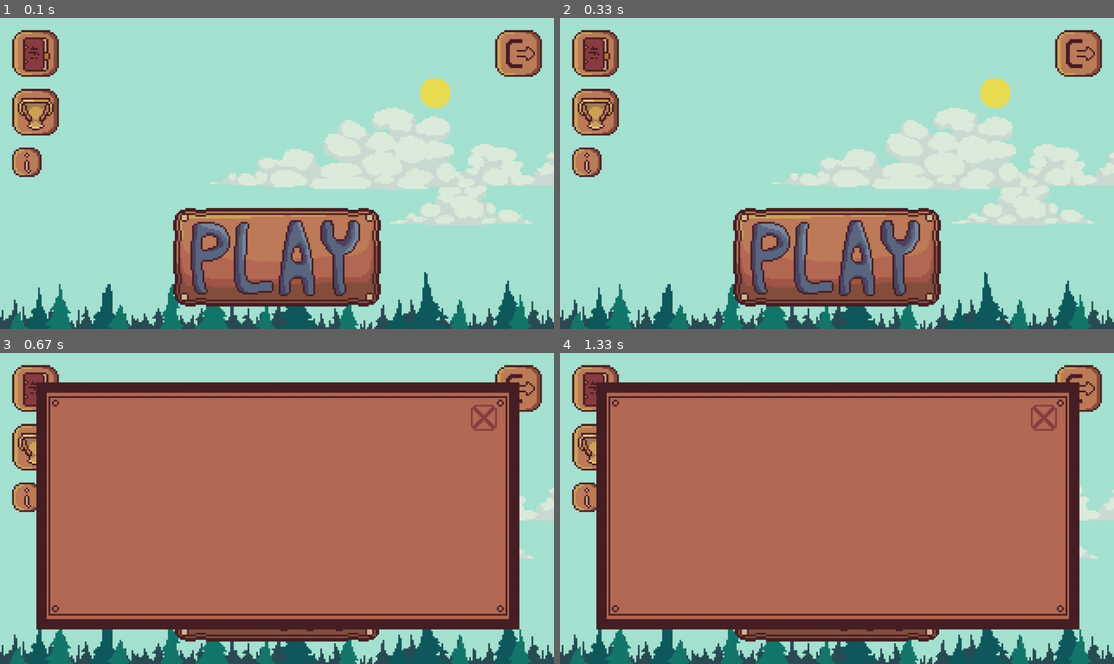
Above: before the commit, frames 1-4 (two rows, left to right).
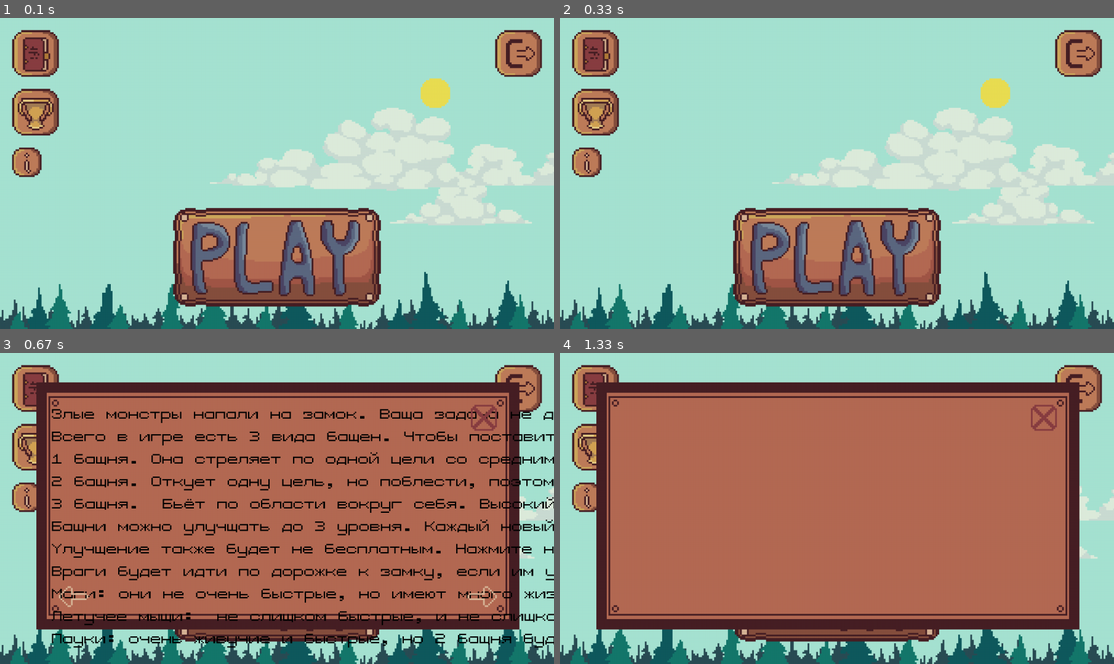
Above: after the commit, the same moments.

Repository: LenaSup/PyGame_project
Game: pygame game, started from main.py
Same seed, same stepped clock (60 frames per second), same inputs: the game is played once before the commit and once after it.
Inputs (mouse positions are in pixels of both pictures, inside the frame that each line leads up to):
- Up to frame 1 (0.1 s): no input
- Up to frame 2 (0.33 s): no input
- Up to frame 3 (0.67 s): press the mouse at (33, 387) at 0.37 s; move the mouse to (72, 483) at 0.47 s; release the mouse at (105, 580) at 0.6 s
- Up to frame 4 (1.33 s): press the mouse at (1041, 418) at 0.7 s; move the mouse to (886, 405) at 0.8 s; release the mouse at (726, 396) at 0.93 s; press the mouse at (587, 496) at 1.03 s; move the mouse to (781, 527) at 1.13 s; release the mouse at (981, 558) at 1.27 s

Frames 1-2 are identical in both runs. In frame 3, 10% of the frame differs, in the area x 9-100%, y 17-95%; in frame 4, nothing differs.

Commit message:
Востоновление 2

Diff:
--- a/main.py
+++ b/main.py
@@ -218,7 +218,10 @@
 
 class Education:    # Окно обучения
     def __init__(self):
-        pass
+        with open('education.txt', 'rt', encoding='UTF-8') as text:
+            self.pages = text.read().split('\n---\n')
+        self.number_page = 0
+        self.f = pygame.font.Font('7X7PixelizedRegular.ttf', 32)
 
     def education_display(self, screen, size):
         done = True
@@ -227,8 +230,14 @@
         background = pygame.transform.scale(load_image('empty_field.png'), size)
         btn = pygame.sprite.Group()
         cross_btn = CrossBtn(size, btn)
+        arrow_btn_right = ArrowBtnRight(size, btn)
+        arrow_btn_left = ArrowBtnLeft(size, btn)
         while done:
+            page = self.pages[self.number_page].split('\n')
             screen.blit(background, (0, 0))
+            for i in range(len(page)):
+                screen.blit(self.f.render(page[i], False, (0, 0, 0)), ((size[0] // 320) * 30,
+                                                                       (size[1] // 180) * (30 + 13 * i)))
             btn.draw(screen)
             for event in pygame.event.get():
                 if event.type == pygame.QUIT:
@@ -236,6 +245,10 @@
                 if event.type == pygame.MOUSEBUTTONDOWN:
                     pos = pygame.mouse.get_pos()
                     done = cross_btn.click(pos)
+                    if arrow_btn_right.click(pos) and self.number_page < len(self.pages) - 1:
+                        self.number_page += 1
+                    if arrow_btn_left.click(pos) and self.number_page != 0:
+                        self.number_page -= 1
             pygame.display.flip()
             clock.tick(fps)
 
